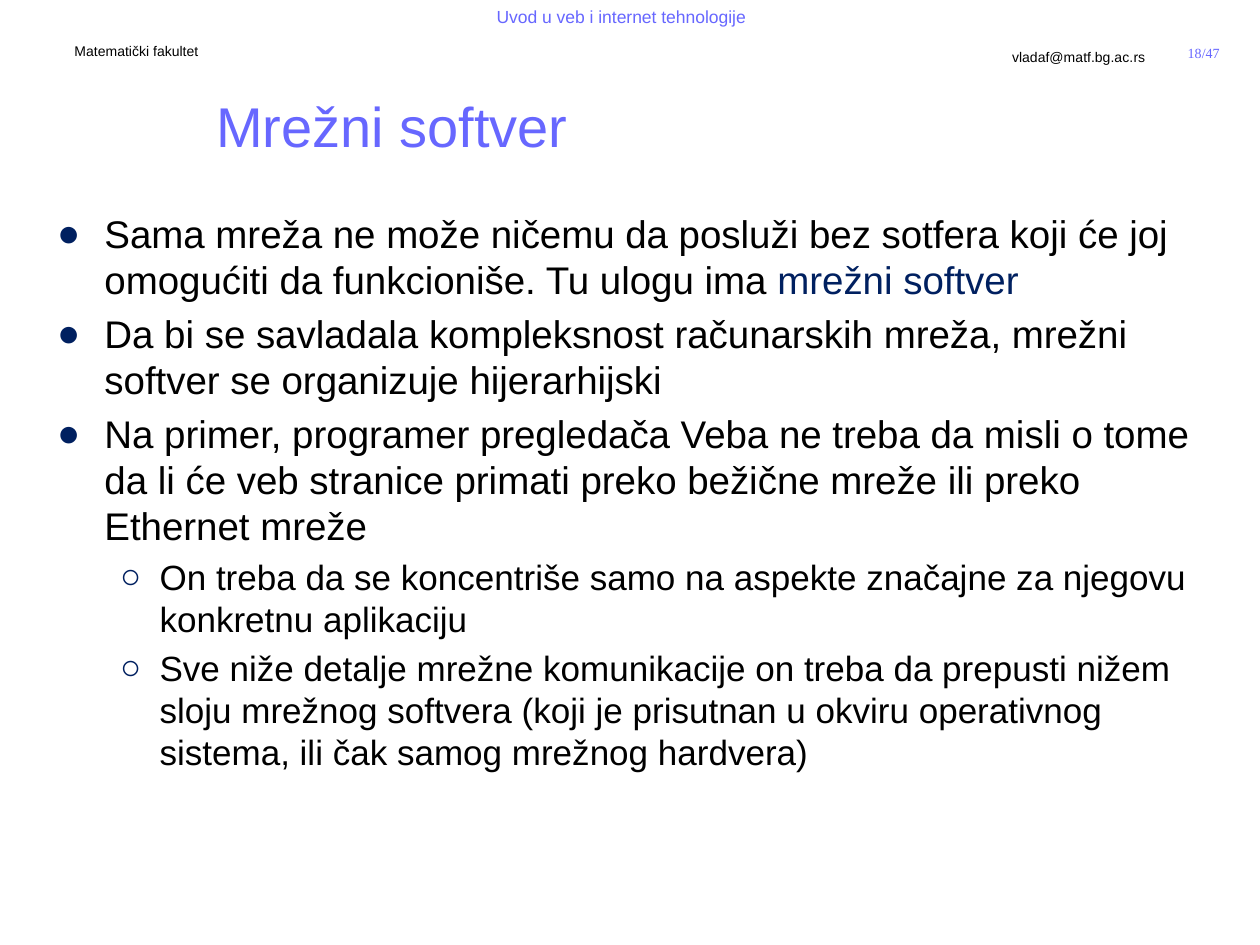
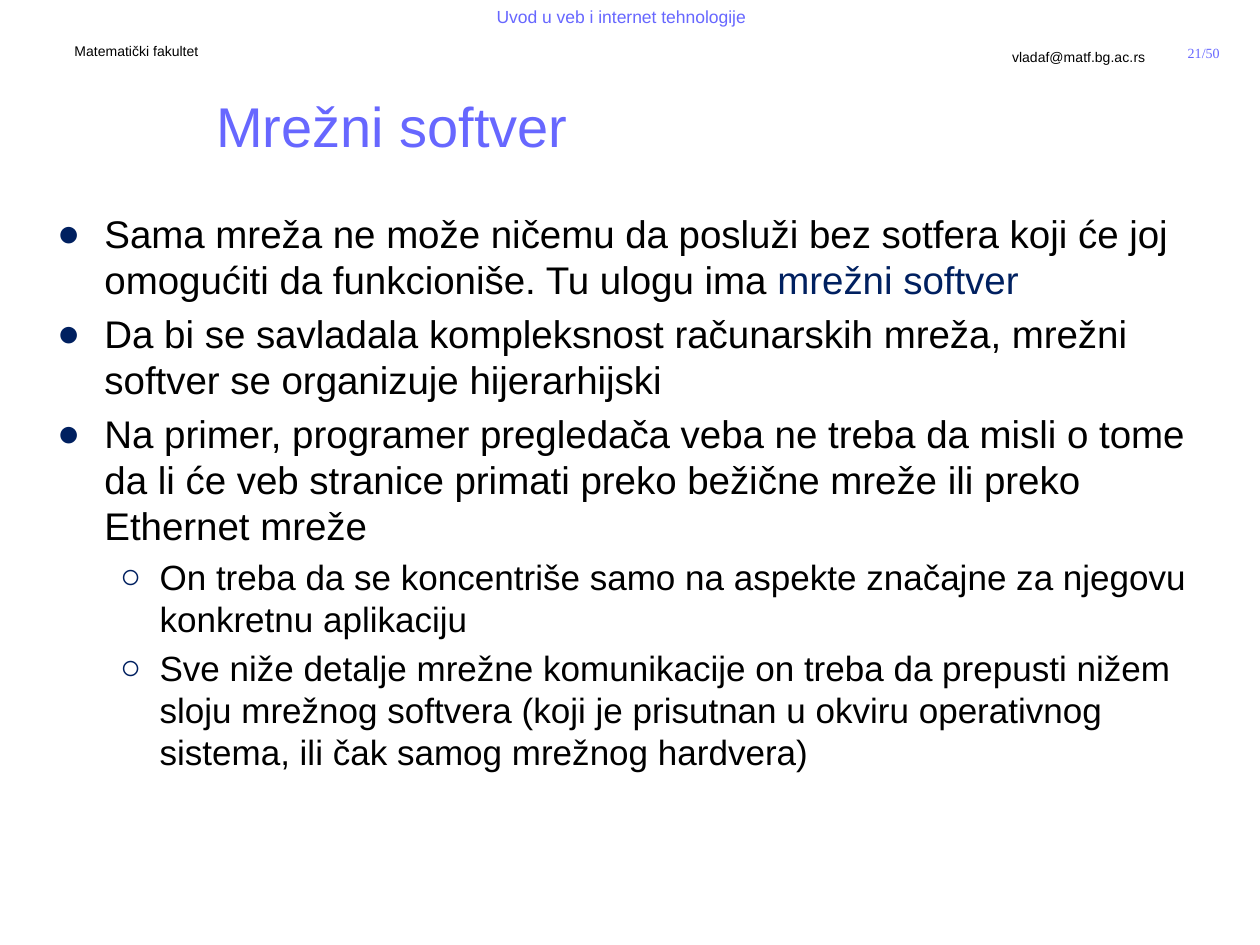
Before and after one commit to MatfUVIT/info, a slide deck: slide 21 of predavanja/prezentacije/UVIT01-01-Uvod u racunarske mreze.pptx (slide 18 before the commit). Drawn at 1260x945 pixels with LibreOffice and Linux fonts; fonts in the diff are those of the drawing; background and template pictures are left out. Boxes give left, top, right and bottom in pixels: in the first picture for what was removed or moved away, otherwise in the second. Text is boxed around its words. In the diff, an @@ line names an element or a change of style, - is before the commit and + after.

```diff
--- a/predavanja/prezentacije/UVIT01-01-Uvod u racunarske mreze.pptx
+++ b/predavanja/prezentacije/UVIT01-01-Uvod u racunarske mreze.pptx
@@ page number at (1188, 49, 1220, 58): text changed @@
-18/47
+21/50
@@ text at (104, 420, 1184, 541): text changed @@
-● Na primer, programer pregledača Veba ne treba da misli o tome da li će veb stranice primati preko bežične mreže ili preko Ethernet mreže
+● Na primer, programer pregledača veba ne treba da misli o tome da li će veb stranice primati preko bežične mreže ili preko Ethernet mreže
```
Also in this commit, not shown: 26 other slides changed, 7 slides added, 1 slide removed, 4 other files.
